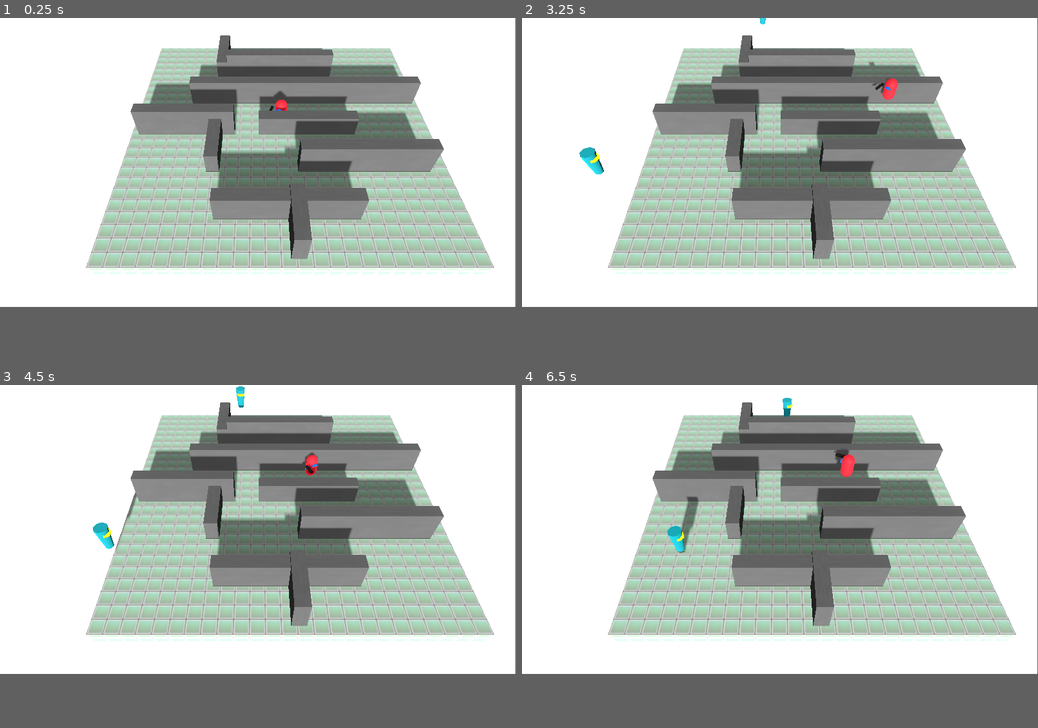
Above: before the commit, frames 1-4 (two rows, left to right).
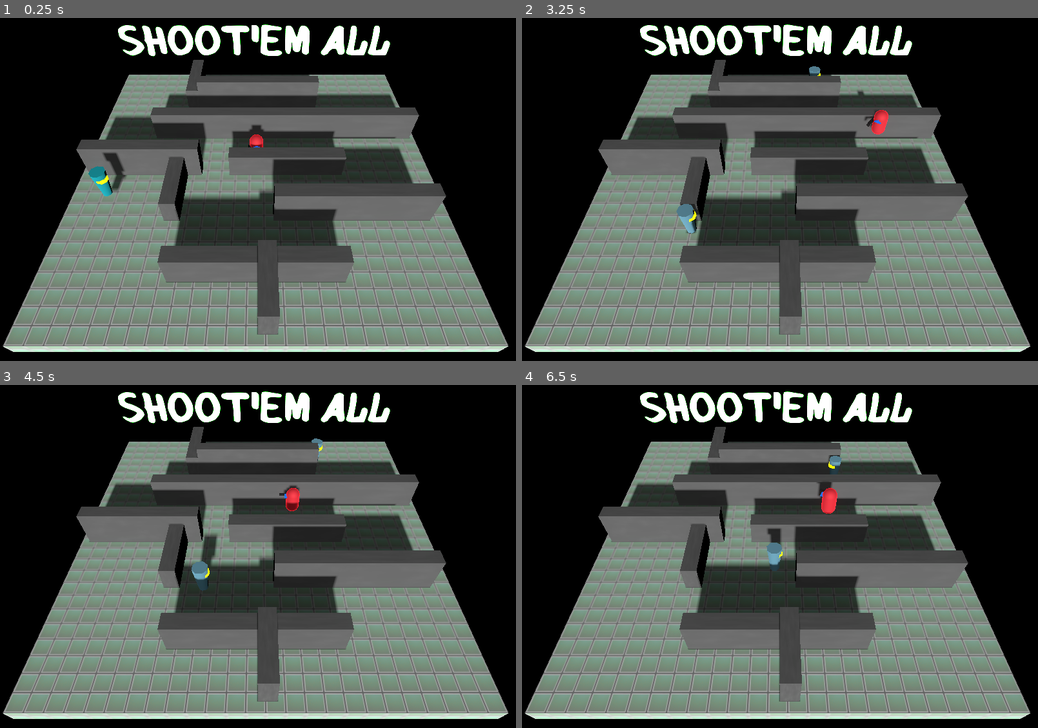
Above: after the commit, the same moments.

Repository: abhishekkr/godot-samples
Game: Godot game, scene res://scenes/level.tscn
Same seed, same stepped clock (60 frames per second), same inputs: the game is played once before the commit and once after it.
Inputs (mouse positions are in pixels of both pictures, inside the frame that each line leads up to):
- Up to frame 1 (0.25 s): no input
- Up to frame 2 (3.25 s): move the mouse to (893, 148) at 0.52 s; hold D (move_right) 0.53-1.28 s; hold F (do_shoot) 0.53-1.28 s; tap Space (do_jump) at 0.77, 1.52, 3.02 s; move the mouse to (676, 175) at 1.27 s; hold S (move_down) 1.28-2.03 s; tap F (do_shoot) at 1.35, 2.85 s; move the mouse to (831, 100) at 2.02 s; hold D (move_right) 2.03-2.78 s; hold F (do_shoot) 2.03-2.78 s; move the mouse to (754, 220) at 2.77 s; hold W (move_up) from 2.78 s (still down)
- Up to frame 3 (4.5 s): move the mouse to (412, 573) at 3.52 s; release W (move_up) at 3.53 s; hold F (do_shoot) 3.53-4.28 s; hold A (move_left) from 3.53 s (still down); tap Space (do_jump) at 3.77 s; move the mouse to (103, 484) at 4.27 s; tap F (do_shoot) at 4.35 s
- Up to frame 4 (6.5 s): tap Space (do_jump) at 4.52, 6.02 s; move the mouse to (805, 529) at 5.02 s; release A (move_left) at 5.03 s; hold S (move_down) 5.03-5.78 s; hold F (do_shoot) 5.03-5.78 s; move the mouse to (702, 457) at 5.77 s; hold D (move_right) from 5.78 s (still down); tap F (do_shoot) at 5.85 s
In our replay, the window is 799x449 before the commit and 800x533 after it. These sizes can differ from the game's own. Grey fills any space a smaller window leaves; there, only what the larger window draws over its background counts as a difference.

The runs differ from the first frame. In frame 1, 91% of the frame differs, in the area x 0-100%, y 0-98%; in frame 2, 92%; in frame 3, 91%; in frame 4, 92%.

Commit message:
[threedy-shooter] fix first fire pause with bullet pool; add title
Signed-off-by: AbhishekKr <abhikumar163@gmail.com>

Diff:
--- a/threedy-shooter/commons/wave_manager.gd
+++ b/threedy-shooter/commons/wave_manager.gd
@@ -42,7 +42,7 @@
 		if marker_index == prev_marker_index:
 			marker_index = 0 if marker_index == spawn_markers.size() - 1 else marker_index + 1
 		var spawn_marker: Marker3D = spawn_markers[marker_index]
-		enemy.global_position = spawn_marker.global_position
+		#enemy.global_position = spawn_marker.global_position 	## since added as child to Marker
 		enemy.attack_target = player
 		enemy.death.connect(on_enemy_death)
 		current_enemy_count += 1
--- a/threedy-shooter/entities/bullet.gd
+++ b/threedy-shooter/entities/bullet.gd
@@ -6,19 +6,32 @@
 @export var speed: float = 15.0
 @export var disappear_time: float = 0.75
 
+var active := false
 
 
 func _ready() -> void:
-	get_tree().create_tween().tween_callback(queue_free).set_delay(disappear_time)
 	sound_player.play()
 
 
 func _process(delta: float) -> void:
-	var forward_direction = global_transform.basis.z.normalized()
-	global_translate(forward_direction * speed * delta)
+	if active:
+		var forward_direction = global_transform.basis.z.normalized()
+		global_translate(forward_direction * speed * delta)
 
 
 func _on_hitbox_body_entered(body: Node3D) -> void:
 	if body is Enemy:
 		body.got_hit()
-	queue_free()
+	deactivate()
+
+
+func activate(spawn_transform: Transform3D):
+	global_transform = spawn_transform
+	active = true
+	get_tree().create_tween().tween_callback(deactivate).set_delay(disappear_time)
+	show()
+
+
+func deactivate():
+	active = false
+	hide()
--- a/threedy-shooter/entities/bullet.tscn
+++ b/threedy-shooter/entities/bullet.tscn
@@ -26,6 +26,8 @@
 surface_material_override/0 = SubResource("StandardMaterial3D_j06he")
 
 [node name="Hitbox" type="Area3D" parent="." unique_id=73160816]
+collision_layer = 8
+collision_mask = 7
 
 [node name="CollisionShape3D" type="CollisionShape3D" parent="Hitbox" unique_id=1217280672]
 shape = SubResource("SphereShape3D_j06he")
--- a/threedy-shooter/entities/enemy.gd
+++ b/threedy-shooter/entities/enemy.gd
@@ -22,8 +22,7 @@
 		jump_timer.start()
 		jump_timer.wait_time = randf_range(1.5, 3.5)
 	if attack_target != null and nav_agent != null:
-		has_target = true
-		nav_agent.set_target_position(attack_target.global_transform.origin)
+		set_target()
 
 
 func _process(delta: float) -> void:
@@ -39,8 +38,12 @@
 		velocity.y = JUMP_VELOCITY
 	jump_timer.wait_time = randf_range(3.5, 9.5)
 	if attack_target != null:
-		has_target = true
-		nav_agent.set_target_position(attack_target.global_position)
+		set_target()
+
+
+func set_target() -> void:
+	has_target = true
+	nav_agent.set_target_position(attack_target.global_position)
 
 
 func move_to_target(delta: float) -> void:
@@ -66,6 +69,7 @@
 	hearts -= 1
 	sound_player.play()
 	turn_red()
+	set_target()
 	if hearts < 0:
 		death.emit()
 		await health_tween.finished
--- a/threedy-shooter/entities/enemy.tscn
+++ b/threedy-shooter/entities/enemy.tscn
@@ -28,6 +28,8 @@
 [sub_resource type="CylinderShape3D" id="CylinderShape3D_c8u6y"]
 
 [node name="Enemy" type="CharacterBody3D" unique_id=1069822551]
+collision_layer = 4
+collision_mask = 11
 script = ExtResource("1_p7g5j")
 
 [node name="NavigationAgent3D" type="NavigationAgent3D" parent="." unique_id=1734213507]
--- a/threedy-shooter/entities/player.gd
+++ b/threedy-shooter/entities/player.gd
@@ -6,6 +6,9 @@
 @export var my_bullet: PackedScene
 @export var muzzle_speed: float = 15.0
 @export var millisecond_fire_interval: float = 500.0
+@export var bullet_pool_size := 10
+var bullet_pool: Array[Bullet] = []
+var bullet_pool_index := 0
 
 @onready var hand: Marker3D = $BodyMesh/Hand
 @onready var weapon_controller: Node3D = $BodyMesh/Hand/WeaponController
@@ -56,11 +59,19 @@
 		print("Redundant call made to equip weapon.")
 		return
 	var weapon = my_weapon.instantiate()
-	weapon.transform = hand.transform
-	weapon.rotate_z(deg_to_rad(180))
+	#weapon.transform = hand.transform
+	#weapon.position = hand.global_transform.origin
+	weapon.rotate_z(deg_to_rad(-90))
 	weapon.scale = Vector3(0.75, 0.75, 0.75)
 	weapon_controller.add_child(weapon)
 	shot_origin_transform = weapon.get_barrel_end_transform()
+	## create bullet pool
+	bullet_pool.resize(bullet_pool_size)
+	for i in bullet_pool_size:
+		var b = my_bullet.instantiate()
+		weapon_controller.add_child(b)
+		b.deactivate()
+		bullet_pool[i] = b
 
 
 func do_shoot() -> void:
@@ -70,7 +81,12 @@
 		print("Got no bullets.")
 		return
 	shoot_interval.start()
-	var bullet = my_bullet.instantiate()
+	print("~~~1 do_shoot: ", Time.get_ticks_msec())
+	var bullet = bullet_pool[bullet_pool_index]
+	bullet_pool_index = (bullet_pool_index + 1) % bullet_pool_size
+	bullet.activate(weapon_controller.global_transform)
+	#var bullet = my_bullet.instantiate()
+	print("~~2 do_shoot: ", Time.get_ticks_msec())
 	bullet.transform = shot_origin_transform
 	bullet.speed = muzzle_speed
 	weapon_controller.add_child(bullet)
--- a/threedy-shooter/entities/player.tscn
+++ b/threedy-shooter/entities/player.tscn
@@ -22,6 +22,8 @@
 [sub_resource type="CapsuleShape3D" id="CapsuleShape3D_rd3vj"]
 
 [node name="Player" type="CharacterBody3D" unique_id=1724721702]
+collision_layer = 2
+collision_mask = 13
 script = ExtResource("1_merdl")
 metadata/_edit_group_ = true
 
@@ -35,7 +37,7 @@
 surface_material_override/0 = SubResource("StandardMaterial3D_merdl")
 
 [node name="Hand" type="Marker3D" parent="BodyMesh" unique_id=972559976]
-transform = Transform3D(0.10688886, -0.99427104, 0, 0.99427104, 0.10688886, 0, 0, 0, 1, -0.18791223, 0.4858557, 0.36311328)
+transform = Transform3D(0.10688886, -0.99427104, 0, 0.99427104, 0.10688886, 0, 0, 0, 1, -0.48162317, 0.17061794, 0.56421846)
 metadata/_edit_group_ = true
 
 [node name="WeaponController" type="Node3D" parent="BodyMesh/Hand" unique_id=1665156209]
--- a/threedy-shooter/entities/weapon.tscn
+++ b/threedy-shooter/entities/weapon.tscn
@@ -24,7 +24,7 @@
 [sub_resource type="BoxShape3D" id="BoxShape3D_tnyxy"]
 size = Vector3(0.24, 0.2, 1.1655273)
 
-[node name="Weapon" type="Node3D" unique_id=623003114]
+[node name="Weapon" type="Node3D" unique_id=944339210]
 script = ExtResource("1_gkour")
 
 [node name="BarrelMesh" type="MeshInstance3D" parent="." unique_id=358575556]
@@ -42,6 +42,8 @@
 surface_material_override/0 = SubResource("StandardMaterial3D_yc62m")
 
 [node name="Hitbox" type="Area3D" parent="." unique_id=1129224704]
+collision_layer = 8
+collision_mask = 7
 
 [node name="CollisionShape3D" type="CollisionShape3D" parent="Hitbox" unique_id=580296370]
 transform = Transform3D(1, 0, 0, 0, 1, 0, 0, 0, 1, 0.012573242, 0.01874587, -0.04309082)
--- a/threedy-shooter/project.godot
+++ b/threedy-shooter/project.godot
@@ -22,6 +22,11 @@
 [autoload]
 
 WaveManager="*uid://deq8o1rpf6vp2"
+
+[display]
+
+window/size/viewport_width=1200
+window/size/viewport_height=800
 
 [input]
 
@@ -71,6 +76,7 @@
 3d_physics/layer_1="WORLD"
 3d_physics/layer_2="PLAYER"
 3d_physics/layer_3="ENEMY"
+3d_physics/layer_4="WEAPON"
 
 [physics]
 
--- a/threedy-shooter/scenes/level.tscn
+++ b/threedy-shooter/scenes/level.tscn
@@ -5,6 +5,7 @@
 [ext_resource type="PackedScene" uid="uid://08hnc0y8a8p3" path="res://entities/weapon.tscn" id="3_w8frs"]
 [ext_resource type="PackedScene" uid="uid://dfgxvxyhs8ntp" path="res://entities/bullet.tscn" id="4_mx8sn"]
 [ext_resource type="Texture2D" uid="uid://cruq3kwe3x8my" path="res://assets/ground-grid.png" id="6_2r41h"]
+[ext_resource type="FontFile" uid="uid://bjbn5g40xrij3" path="res://assets/Scabber.ttf" id="6_klq6b"]
 
 [sub_resource type="NavigationMesh" id="NavigationMesh_ppgk2"]
 vertices = PackedVector3Array(-11.5, 1.5, -4.25, -9, 1.5, -4.25, -8.25, 1.5, -5.25, -7, 1.5, -6.75, -7, 1.5, -11.5, -11 …(888 unchanged characters)…
@@ -33,6 +34,9 @@
 backlight_enabled = true
 
 [sub_resource type="Environment" id="Environment_ppgk2"]
+background_mode = 1
+ambient_light_color = Color(0.12156863, 0.8666667, 0.40392157, 1)
+reflected_light_source = 1
 glow_enabled = true
 glow_intensity = 0.46
 glow_strength = 1.21
@@ -56,7 +60,7 @@
 shadow_blur = 0.0
 
 [node name="Camera3D" type="Camera3D" parent="." unique_id=954927640]
-transform = Transform3D(1, 0, 0, 0, 0.6496339, 0.7602473, 0, -0.7602473, 0.6496339, -1.9859614, 20.323597, 20.959053)
+transform = Transform3D(1, 0, 0, 0, 0.6496339, 0.7602473, 0, -0.7602473, 0.6496339, 0.11512947, 18.168655, 17.385265)
 keep_aspect = 0
 
 [node name="Enemies" type="Node3D" parent="." unique_id=739399630]
@@ -66,6 +70,7 @@
 
 [node name="Ground" type="CSGBox3D" parent="NavigationRegion3D" unique_id=499433448]
 use_collision = true
+collision_mask = 15
 size = Vector3(25, 1, 25)
 material = SubResource("StandardMaterial3D_2r41h")
 
@@ -74,54 +79,63 @@
 [node name="XBars01" type="CSGBox3D" parent="NavigationRegion3D/Obstacles" unique_id=1318923287]
 transform = Transform3D(1, 0, 0, 0, 1, 0, 0, 0, 1, 0, 1, 8.616307)
 use_collision = true
+collision_mask = 15
 size = Vector3(10, 3.5, 1)
 material = SubResource("StandardMaterial3D_klq6b")
 
 [node name="XBars02" type="CSGBox3D" parent="NavigationRegion3D/Obstacles" unique_id=2011805641]
 transform = Transform3D(1, 0, 0, 0, 1, 0, 0, 0, 1, 6.1005955, 1, 4.436269)
 use_collision = true
+collision_mask = 15
 size = Vector3(10, 4, 1)
 material = SubResource("StandardMaterial3D_klq6b")
 
 [node name="XBars03" type="CSGBox3D" parent="NavigationRegion3D/Obstacles" unique_id=1139411013]
 transform = Transform3D(1, 0, 0, 0, 1, 0, 0, 0, 1, -7.8994045, 1, 0.4362688)
 use_collision = true
+collision_mask = 15
 size = Vector3(8, 4, 1)
 material = SubResource("StandardMaterial3D_klq6b")
 
 [node name="XBars04" type="CSGBox3D" parent="NavigationRegion3D/Obstacles" unique_id=679243587]
 transform = Transform3D(1, 0, 0, 0, 1, 0, 0, 0, 1, 2.1005955, 1, 0.4362688)
 use_collision = true
+collision_mask = 15
 size = Vector3(8, 2.5, 1)
 material = SubResource("StandardMaterial3D_klq6b")
 
 [node name="XBars05" type="CSGBox3D" parent="NavigationRegion3D/Obstacles" unique_id=1513648184]
 transform = Transform3D(1, 0, 0, 0, 1, 0, 0, 0, 1, 2.1005955, 1, -3.5637312)
 use_collision = true
+collision_mask = 15
 size = Vector3(20, 3.5, 1)
 material = SubResource("StandardMaterial3D_klq6b")
 
 [node name="XBars06" type="CSGBox3D" parent="NavigationRegion3D/Obstacles" unique_id=1050328633]
 transform = Transform3D(1, 0, 0, 0, 1, 0, 0, 0, 1, 0.100595474, 1, -7.563731)
 use_collision = true
+collision_mask = 15
 size = Vector3(10, 4, 1)
 material = SubResource("StandardMaterial3D_klq6b")
 
 [node name="XBars07" type="CSGBox3D" parent="NavigationRegion3D/Obstacles" unique_id=1542141649]
 transform = Transform3D(1, 0, 0, 0, 1, 0, 0, 0, 1, -5.3994045, 1, -9.563731)
 use_collision = true
+collision_mask = 15
 size = Vector3(1, 2.5, 5)
 material = SubResource("StandardMaterial3D_klq6b")
 
 [node name="XBars08" type="CSGBox3D" parent="NavigationRegion3D/Obstacles" unique_id=105667389]
 transform = Transform3D(1, 0, 0, 0, 1, 0, 0, 0, 1, -5.3994045, 1, 2.4362688)
 use_collision = true
+collision_mask = 15
 size = Vector3(1, 2.5, 5)
 material = SubResource("StandardMaterial3D_klq6b")
 
 [node name="XBars09" type="CSGBox3D" parent="NavigationRegion3D/Obstacles" unique_id=848205662]
 transform = Transform3D(1, 0, 0, 0, 1, 0, 0, 0, 1, 0.6005955, 1, 9.936269)
 use_collision = true
+collision_mask = 15
 size = Vector3(1, 4, 4)
 material = SubResource("StandardMaterial3D_klq6b")
 
@@ -138,3 +152,11 @@
 
 [node name="SpawnPointC" type="Marker3D" parent="WaveSpawn" unique_id=915315466 groups=["SPAWN_POINTS"]]
 transform = Transform3D(1, 0, 0, 0, 1, 0, 0, 0, 1, -10, 2.5, 3)
+
+[node name="Title" type="Label3D" parent="." unique_id=661104518]
+transform = Transform3D(1, 0, 0, 0, 1, 0, 0, 0, 1, 0, 9.640021, 0)
+outline_modulate = Color(0, 0.8901961, 0, 1)
+text = "SHOOT'EM ALL"
+font = ExtResource("6_klq6b")
+font_size = 396
+outline_size = 8
Binary file added: threedy-shooter/assets/Scabber.ttf
Not shown, added: threedy-shooter/assets/Scabber.ttf.import
